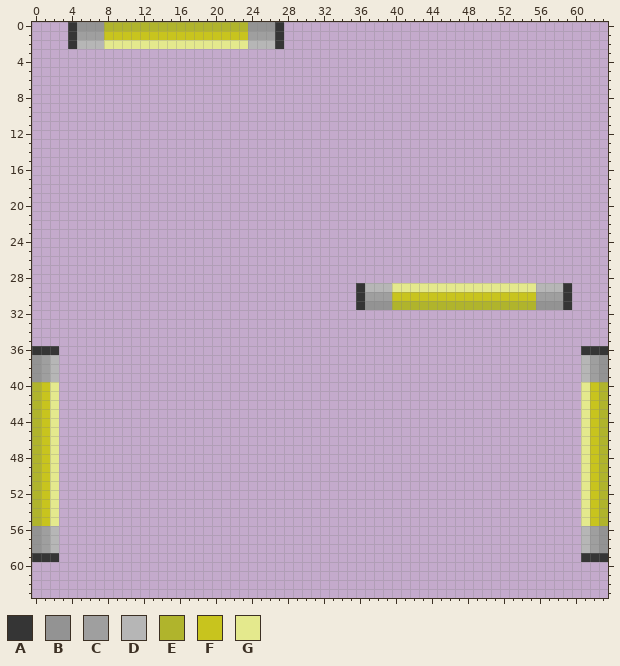
Pixel-art sprite, stored at Resources/Textures/Structures/Wallmounts/Lighting/light_tube.rsi/base.png. The first picture shows the starting point.
The file is 64x64 pixels. Colours within 5 levels of each other are drawn and written as one.
Palette (. is transparent): A #353535  B #939393  C #9f9f9f  D #b6b6b6  E #b0b42c  F #c8c41e  G #e4e98d
The result:
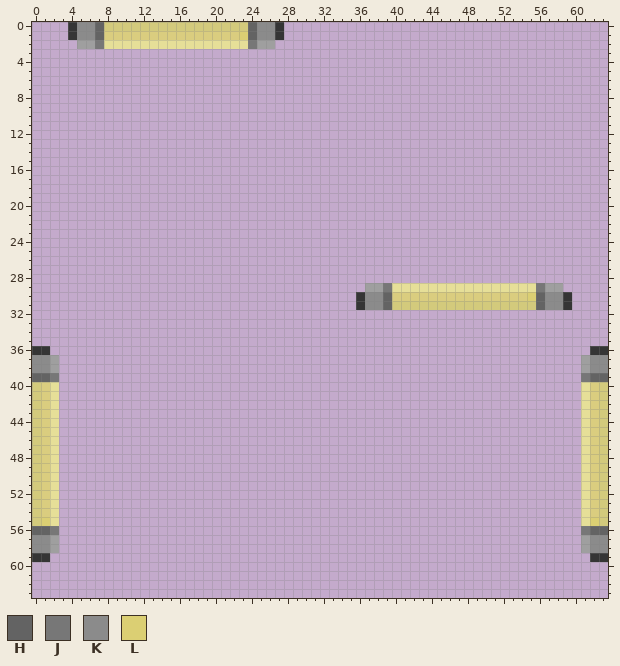
Colours new in this view: H #636363  J #777777  K #8b8b8b  L #dbcf73
From old to new:
Colour E changes from #b0b42c to #d3ca7c.
Colour F changes from #c8c41e to #dacd7f.
Colour G changes from #e4e98d to #e6df98.
Colour C replaces colour D in row 2 at x 5 to 6 and 25 to 26; in row 29 at x 37 to 38 and 57 to 58; in rows 37 to 38 at x 2 and 61; in rows 57 to 58 at x 2 and 61.
Colour H replaces colour B in row 0 at x 7 and 24; in row 31 at x 39 and 56; in row 39 at x 0 and 63; in row 56 at x 0 and 63.
Colour H replaces colour C in row 1 at x 7 and 24; in row 30 at x 39 and 56; in row 39 at x 1 and 62; in row 56 at x 1 and 62.
Colour J replaces colour D in row 2 at x 7 and 24; in row 29 at x 39 and 56; in row 39 at x 2 and 61; in row 56 at x 2 and 61.
Colour K replaces colour B in row 0 at x 5 to 6 and 25 to 26; in row 31 at x 37 to 38 and 57 to 58; in rows 37 to 38 at x 0 and 63; in rows 57 to 58 at x 0 and 63.
Colour K replaces colour C in row 1 at x 5 to 6 and 25 to 26; in row 30 at x 37 to 38 and 57 to 58; in rows 37 to 38 at x 1 and 62; in rows 57 to 58 at x 1 and 62.
Colour L replaces colour F in row 1 at x 23; in row 30 at x 55; in row 55 at x 1 and 62.
The edit erases colour A in row 2 at x 4 and 27; in row 29 at x 36 and 59; in row 36 at x 2 and 61; in row 59 at x 2 and 61.
